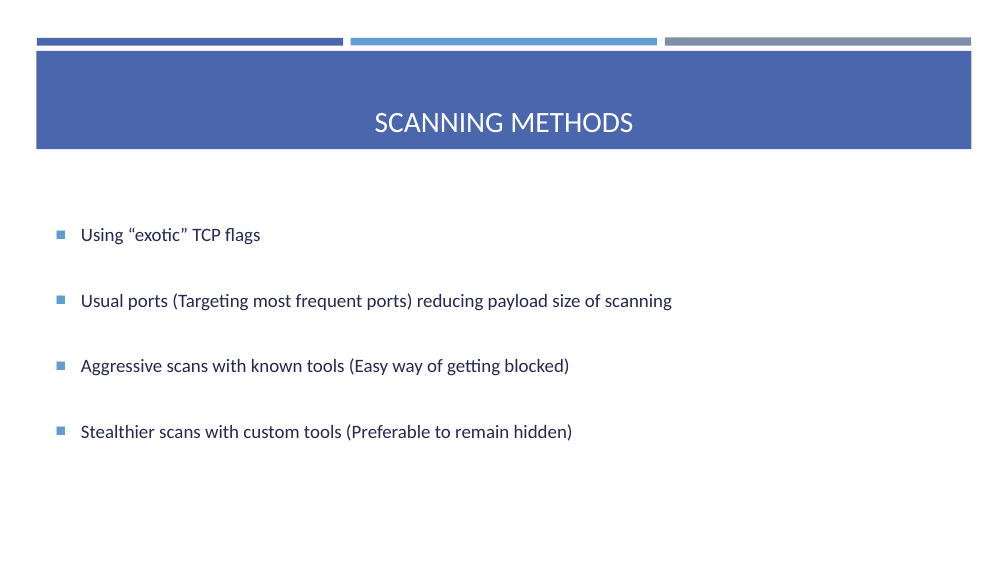
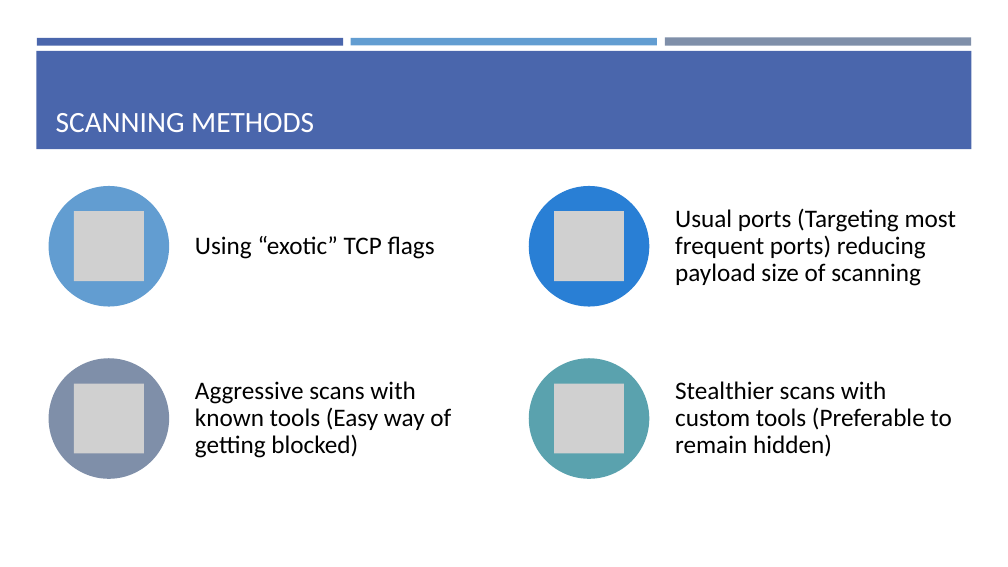
Before and after one commit to aqeebhussain122/hpc-offensive-security, a slide deck: slide 10 of Offensive Security Tactics for Linux Professionals - Active Reconnaissance.pptx. Drawn at 1008x567 pixels with LibreOffice and Linux fonts; fonts in the diff are those of the drawing; grey boxes stand for pictures. Boxes give left, top, right and bottom in pixels: in the first picture for what was removed or moved away, otherwise in the second. Text is boxed around its words. In the diff, an @@ line names an element or a change of style, - is before the commit and + after.

```diff
--- a/Offensive Security Tactics for Linux Professionals - Active Reconnaissance.pptx
+++ b/Offensive Security Tactics for Linux Professionals - Active Reconnaissance.pptx
@@ title "SCANNING METHODS" at bbox=[56, 113, 314, 132]: text colour #FFFFFF to #FFFEFF; alignment centre to left @@
@@ text removed at bbox=[81, 227, 672, 441] @@
-■ Using “exotic” TCP flags
-■ Usual ports (Targeting most frequent ports) reducing payload size of scanning
-■ Aggressive scans with known tools (Easy way of getting blocked)
-■ Stealthier scans with custom tools (Preferable to remain hidden)
@@ group added at bbox=[48, 186, 956, 479]: 4 ellipses, 4 pictures, 4 texts @@
+Using “exotic” TCP flags
+Usual ports (Targeting most frequent ports) reducing payload size of scanning
+Aggressive scans with known tools (Easy way of getting blocked)
+Stealthier scans with custom tools (Preferable to remain hidden)
```
Also in this commit, not shown: 2 other slides changed, 8 other files.
